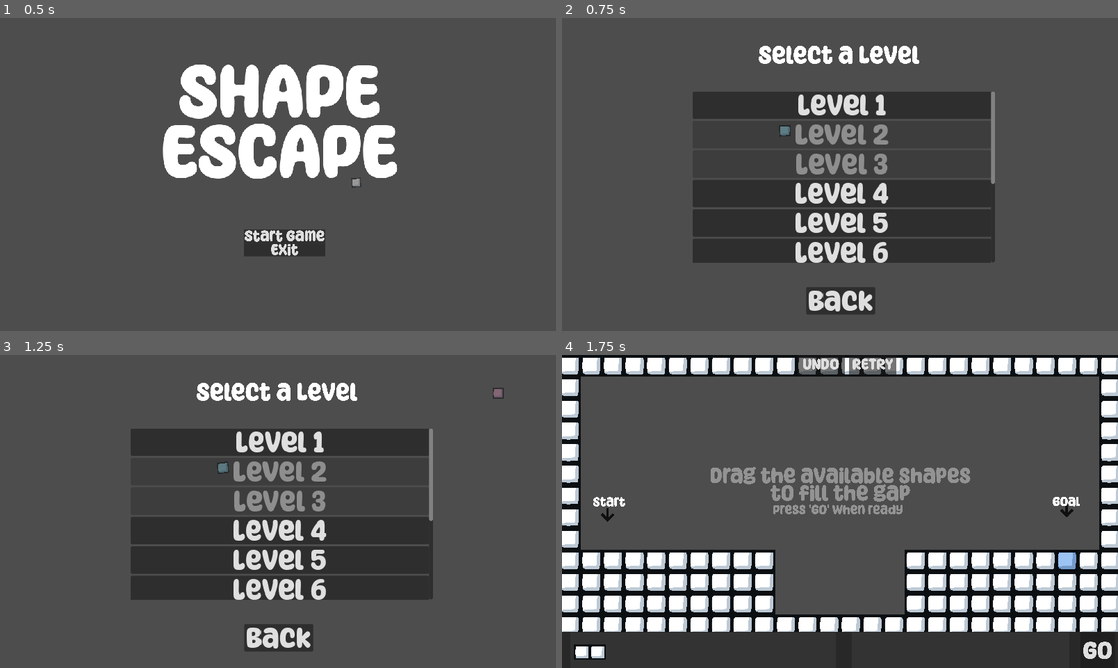
Above: before the commit, frames 1-4 (two rows, left to right).
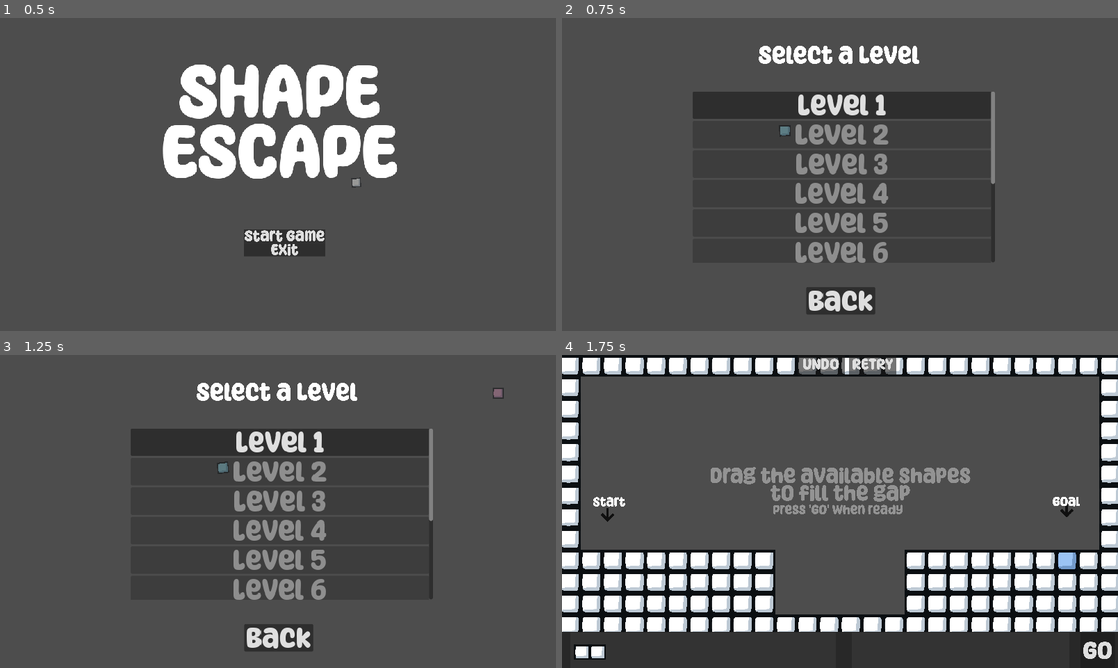
Above: after the commit, the same moments.

Repository: matt-neave/shapeEscape
Game: Godot game, scene res://scenes/menu.tscn
The game is run twice, just before and just after one commit, with the same random seed, the same clock (stepped at 60 frames per second) and the same inputs.
Inputs:
- Up to frame 1 (0.5 s): no input
- Up to frame 2 (0.75 s): click "Start Game" at 0.5 s
- Up to frame 3 (1.25 s): no input
- Up to frame 4 (1.75 s): click "Level 1" at 1.25 s

Frame 1 is identical in both runs. In frame 2, 1.9% of the frame differs, in the area x 42-59%, y 52-79%; in frame 3, 1.9%; in frame 4, nothing differs.

Commit message:
Locked levels that were unlocked for testing

Diff:
--- a/scripts/game_manager.gd
+++ b/scripts/game_manager.gd
@@ -40,7 +40,7 @@
 			[["right", 0, 0]],
 		],
 		"multipliers" = [2, 2],
-		"unlocked" = true
+		"unlocked" = false
 	},
 	{ # level 5
 		"shapes" = [
@@ -49,7 +49,7 @@
 			[["right", 0, 0], ["left", 3, 1]],
 		],
 		"multipliers" = [3],
-		"unlocked" = true,
+		"unlocked" = false,
 	},
 	{ # level 6
 		"shapes" = [
@@ -59,7 +59,7 @@
 			[["none", 0, 0], ["none", 0, 1]],
 		],
 		"multipliers" = [2, 3],
-		"unlocked" = true,
+		"unlocked" = false,
 	},
 	{ # level 7
 		"shapes" = [
@@ -69,7 +69,7 @@
 
 		],
 		"multipliers" = [3, 4, 5],
-		"unlocked" = true,
+		"unlocked" = false,
 	},
 	{ # level 8
 		"shapes" = [
@@ -81,7 +81,7 @@
 			[["none", 0, 0]]
 		],
 		"multipliers" = [2, 3, 3, 3, 4],
-		"unlocked" = true,
+		"unlocked" = false,
 	},
 	{ # level 9
 		"shapes" = [
